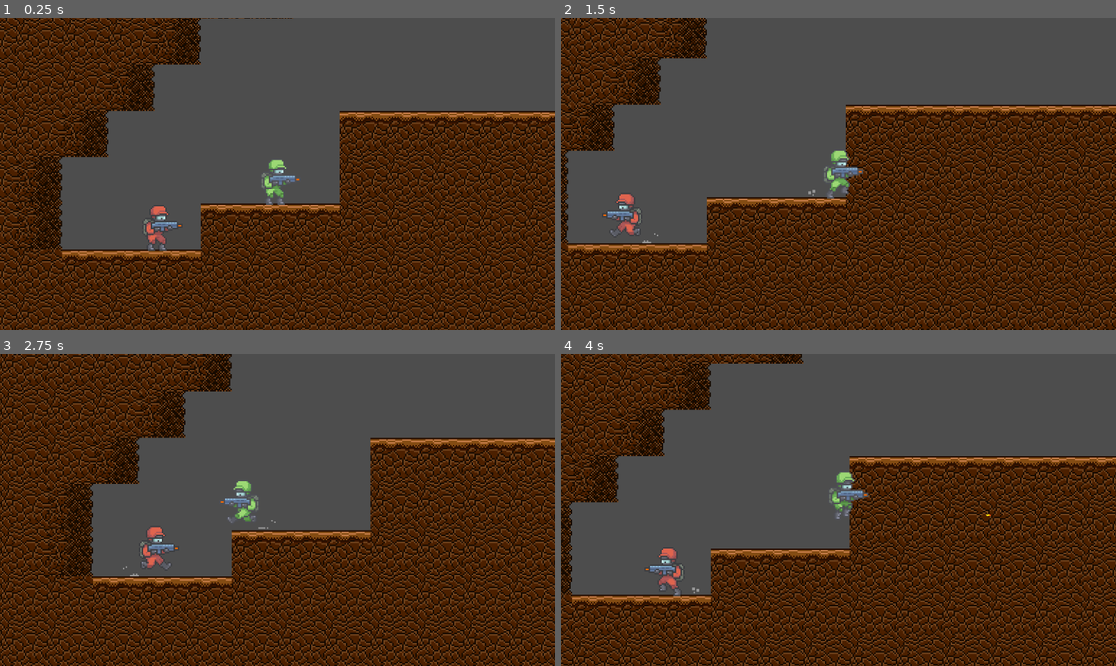
Above: before the commit, frames 1-4 (two rows, left to right).
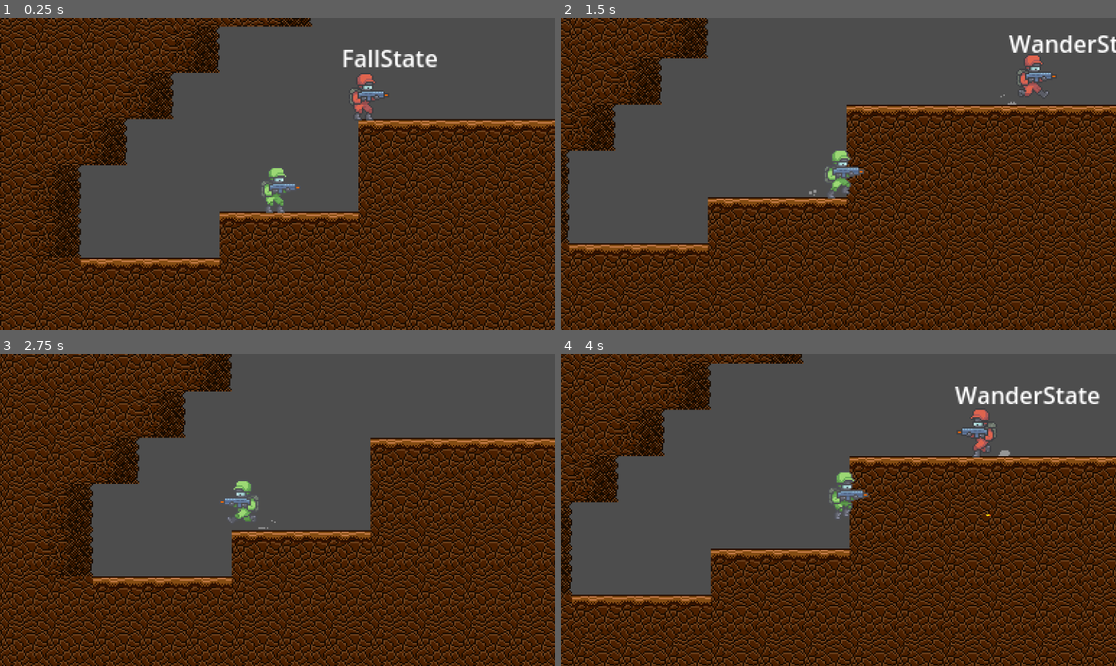
Above: after the commit, the same moments.

Repository: code-rizzard/TeamGunner
Game: Godot game, scene res://main.tscn
The game is run twice, just before and just after one commit, with the same random seed, the same clock (stepped at 60 frames per second) and the same inputs.
Inputs (mouse positions are in pixels of both pictures, inside the frame that each line leads up to):
- Up to frame 1 (0.25 s): no input
- Up to frame 2 (1.5 s): move the mouse to (960, 158) at 0.52 s; hold D (move_right) from 0.53 s (still down); click (960, 158) at 0.6 s; tap Space (jump) at 0.77 s; move the mouse to (727, 189) at 1.27 s; tap S (crouch) at 1.35 s
- Up to frame 3 (2.75 s): tap Space (jump) at 1.52 s; click (166, 525) at 1.55 s; move the mouse to (333, 441) at 2.02 s; release D (move_right) at 2.03 s; hold A (move_left) from 2.03 s (still down); click (333, 441) at 2.1 s
- Up to frame 4 (4 s): move the mouse to (810, 572) at 2.77 s; release A (move_left) at 2.78 s; hold D (move_right) from 2.78 s (still down); click (810, 572) at 2.85 s; tap Space (jump) at 3.02, 3.77 s; move the mouse to (1005, 556) at 3.52 s; hold S (crouch) from 3.53 s (still down); click (1005, 556) at 3.8 s

The runs differ from the first frame. In frame 1, 43% of the frame differs, in the area x 0-100%, y 0-100%; in frame 2, 23%; in frame 3, 0.3%; in frame 4, 1.5%.

Commit message:
Added shooting_state - kinda buggy. - unoptimized

Diff:
--- a/main.tscn
+++ b/main.tscn
@@ -145,7 +145,7 @@
 [node name="main" type="Node2D"]
 
 [node name="Camera2D" type="Camera2D" parent="." node_paths=PackedStringArray("target")]
-position = Vector2(341, 101)
+position = Vector2(328, 93)
 scale = Vector2(3.50345, 2.04311)
 zoom = Vector2(3, 3)
 position_smoothing_enabled = true
@@ -158,7 +158,7 @@
 layer_0/tile_data = PackedInt32Array(393227, 983040, 0, 327691, 983040, 0, 393226, 983040, 0, 327690, 983040, 0, 393225 …(11207 unchanged characters)…
 
 [node name="Player" parent="." instance=ExtResource("1_shuym")]
-position = Vector2(341, 101)
+position = Vector2(328, 93)
 
 [node name="red_enemy" parent="." instance=ExtResource("4_3r4fx")]
-position = Vector2(240, 125)
+position = Vector2(366, -10)
--- a/src/mobs/enemies/red/red_enemy.gd
+++ b/src/mobs/enemies/red/red_enemy.gd
@@ -3,9 +3,13 @@
 @export var max_health := 100
 @export var movement_speed = 100.0
 @export_flags_2d_physics var attack_mask := 1
+@export var player_detector : RayCast2D
 @export var hurtbox : Hurtbox
 @export var anim_player : AnimatedSprite2D
 @export var muzzle : Marker2D
+
+
+var target : Node2D
 
 var look_direction :
 	get: return -1 if anim_player.flip_h else 1
@@ -19,6 +23,7 @@
 }
 
 @onready var health := max_health
+@onready var space := get_world_2d().direct_space_state
 var gravity: int =  ProjectSettings.get_setting("physics/2d/default_gravity")
 
 
@@ -34,3 +39,14 @@
 	health -= damage
 	if health <= 0:
 		queue_free()
+
+func _physics_process(_delta: float) -> void:
+	print(look_direction)
+	try_detect_target()
+
+
+func try_detect_target():
+	if sign(player_detector.target_position.x) != look_direction:
+		player_detector.target_position.x *= -1
+	if player_detector.is_colliding() and target == null:
+		target = player_detector.get_collider()
--- a/src/mobs/enemies/red/red_enemy.tscn
+++ b/src/mobs/enemies/red/red_enemy.tscn
@@ -1,20 +1,36 @@
-[gd_scene load_steps=36 format=3 uid="uid://41mxgqppdhiw"]
+[gd_scene load_steps=43 format=3 uid="uid://41mxgqppdhiw"]
 
 [ext_resource type="Script" path="res://src/mobs/enemies/red/red_enemy.gd" id="1_bc41w"]
 [ext_resource type="Texture2D" uid="uid://cj2vn2t65ria4" path="res://assets/CHARACTER_SPRITES/Red/Gunner_Red_Death.png" id="1_cilhe"]
 [ext_resource type="Texture2D" uid="uid://c5u7kerchd3nu" path="res://assets/CHARACTER_SPRITES/Red/Gunner_Red_Jump.png" id="2_3a5hg"]
+[ext_resource type="Texture2D" uid="uid://b5o01n3mf2tl" path="res://assets/CHARACTER_SPRITES/Red/Gunner_Red_Crouch.png" id="2_i8tyt"]
 [ext_resource type="Texture2D" uid="uid://seh7madiryoi" path="res://assets/CHARACTER_SPRITES/Red/Gunner_Red_Idle.png" id="3_rtr20"]
 [ext_resource type="Texture2D" uid="uid://lbvrjlogs468" path="res://assets/CHARACTER_SPRITES/Red/Gunner_Red_Run.png" id="4_nfald"]
 [ext_resource type="Script" path="res://src/lib/hurtbox.gd" id="6_d3pqj"]
 [ext_resource type="Script" path="res://src/lib/state_machine.gd" id="7_g876t"]
 [ext_resource type="Script" path="res://src/mobs/enemies/red/states/idle_state.gd" id="8_6p1n5"]
 [ext_resource type="Script" path="res://src/mobs/enemies/red/states/fall_state.gd" id="8_m5h34"]
+[ext_resource type="Script" path="res://src/mobs/player/muzzle.gd" id="8_uddnq"]
+[ext_resource type="PackedScene" uid="uid://dvp0bf756ua0o" path="res://src/objects/bullet/bullet.tscn" id="9_a0sm7"]
 [ext_resource type="Script" path="res://src/mobs/enemies/red/states/wander_state.gd" id="10_8amvk"]
 [ext_resource type="Script" path="res://src/lib/state_viewer.gd" id="11_nb540"]
+[ext_resource type="Script" path="res://src/mobs/enemies/red/states/shoot_state.gd" id="13_cd67h"]
 
 [sub_resource type="RectangleShape2D" id="RectangleShape2D_tadrg"]
 size = Vector2(18, 30)
 
+[sub_resource type="AtlasTexture" id="AtlasTexture_darh0"]
+atlas = ExtResource("2_i8tyt")
+region = Rect2(0, 0, 48, 48)
+
+[sub_resource type="AtlasTexture" id="AtlasTexture_cror8"]
+atlas = ExtResource("2_i8tyt")
+region = Rect2(48, 0, 48, 48)
+
+[sub_resource type="AtlasTexture" id="AtlasTexture_ae6e7"]
+atlas = ExtResource("2_i8tyt")
+region = Rect2(96, 0, 48, 48)
+
 [sub_resource type="AtlasTexture" id="AtlasTexture_yvcjo"]
 atlas = ExtResource("1_cilhe")
 region = Rect2(0, 0, 48, 48)
@@ -101,6 +117,20 @@
 
 [sub_resource type="SpriteFrames" id="SpriteFrames_e4gxe"]
 animations = [{
+"frames": [{
+"duration": 1.0,
+"texture": SubResource("AtlasTexture_darh0")
+}, {
+"duration": 1.0,
+"texture": SubResource("AtlasTexture_cror8")
+}, {
+"duration": 1.0,
+"texture": SubResource("AtlasTexture_ae6e7")
+}],
+"loop": false,
+"name": &"attack",
+"speed": 12.0
+}, {
 "frames": [{
 "duration": 1.0,
 "texture": SubResource("AtlasTexture_yvcjo")
@@ -188,11 +218,12 @@
 [sub_resource type="RectangleShape2D" id="RectangleShape2D_3v5r8"]
 size = Vector2(17, 35)
 
-[node name="red_enemy" type="CharacterBody2D" node_paths=PackedStringArray("hurtbox", "anim_player", "muzzle")]
+[node name="red_enemy" type="CharacterBody2D" node_paths=PackedStringArray("player_detector", "hurtbox", "anim_player", "muzzle")]
 collision_layer = 8
 collision_mask = 3
 script = ExtResource("1_bc41w")
 attack_mask = 17
+player_detector = NodePath("PlayerDetector")
 hurtbox = NodePath("Hurtbox")
 anim_player = NodePath("AnimatedSprite2D")
 muzzle = NodePath("Muzzle")
@@ -203,8 +234,10 @@
 
 [node name="AnimatedSprite2D" type="AnimatedSprite2D" parent="."]
 sprite_frames = SubResource("SpriteFrames_e4gxe")
-animation = &"walk"
+animation = &"attack"
 autoplay = "idle"
+frame = 2
+frame_progress = 1.0
 
 [node name="Hurtbox" type="Area2D" parent="."]
 collision_layer = 32
@@ -217,6 +250,8 @@
 shape = SubResource("RectangleShape2D_3v5r8")
 
 [node name="Muzzle" type="Marker2D" parent="."]
+script = ExtResource("8_uddnq")
+bullet_scene = ExtResource("9_a0sm7")
 
 [node name="Right" type="RayCast2D" parent="."]
 position = Vector2(11, 0)
@@ -233,25 +268,27 @@
 target = NodePath("..")
 initial_state = NodePath("Idle")
 
-[node name="FallState" type="Node" parent="StateMachine" node_paths=PackedStringArray("idle_state", "fall_state")]
+[node name="FallState" type="Node" parent="StateMachine" node_paths=PackedStringArray("idle_state", "fall_state", "shoot_state")]
 script = ExtResource("8_m5h34")
 idle_state = NodePath("../Idle")
 fall_state = NodePath(".")
-
-[node name="Idle" type="Node" parent="StateMachine" node_paths=PackedStringArray("wander_state", "fall_state")]
+shoot_state = NodePath("../ShootState")
+
+[node name="Idle" type="Node" parent="StateMachine" node_paths=PackedStringArray("wander_state", "fall_state", "shoot_state")]
 script = ExtResource("8_6p1n5")
 wander_state = NodePath("../WanderState")
 fall_state = NodePath("../FallState")
-
-[node name="WanderState" type="Node" parent="StateMachine" node_paths=PackedStringArray("idle_state", "left_cliff_detector", "right_cliff_detector")]
+shoot_state = NodePath("../ShootState")
+
+[node name="WanderState" type="Node" parent="StateMachine" node_paths=PackedStringArray("idle_state", "left_cliff_detector", "right_cliff_detector", "shoot_state")]
 script = ExtResource("10_8amvk")
 idle_state = NodePath("../Idle")
 wall_collision_mask = 2
 left_cliff_detector = NodePath("../../Left")
 right_cliff_detector = NodePath("../../Right")
+shoot_state = NodePath("../ShootState")
 
 [node name="StateViewer" type="Node2D" parent="StateMachine" node_paths=PackedStringArray("text_label")]
-visible = false
 script = ExtResource("11_nb540")
 text_label = NodePath("Label")
 
@@ -261,3 +298,11 @@
 offset_right = 23.0
 offset_bottom = -14.0
 text = "sadf"
+
+[node name="ShootState" type="Node" parent="StateMachine" node_paths=PackedStringArray("idle_state")]
+script = ExtResource("13_cd67h")
+idle_state = NodePath("../Idle")
+
+[node name="PlayerDetector" type="RayCast2D" parent="."]
+target_position = Vector2(160, 0)
+collision_mask = 5
--- a/src/mobs/enemies/red/states/base_state.gd
+++ b/src/mobs/enemies/red/states/base_state.gd
@@ -1,6 +1,6 @@
 extends State
 
-
+@export var shoot_state : State
 @onready var parent : CharacterBody2D
 
 func _on_ready():
@@ -15,4 +15,6 @@
 
 	if not parent.is_on_floor():
 		parent.velocity.y += parent.gravity * delta
+	if parent.target != null:
+		return shoot_state
 	return null
--- a/src/mobs/enemies/red/states/idle_state.gd
+++ b/src/mobs/enemies/red/states/idle_state.gd
@@ -2,7 +2,6 @@
 
 
 @export var wander_state : State
-@export var shoot_state : State
 @export var fall_state : State
 
 var stay_on_idle := false
--- a/src/mobs/enemies/red/states/move_state.gd
+++ b/src/mobs/enemies/red/states/move_state.gd
@@ -1,6 +1,5 @@
 extends "res://src/mobs/enemies/red/states/base_state.gd"
 
-@export var shoot_state : State
 @export var fall_state : State
 
 
--- /dev/null
+++ b/src/mobs/enemies/red/states/shoot_state.gd
@@ -0,0 +1,31 @@
+extends "res://src/mobs/enemies/red/states/base_state.gd"
+
+@export var idle_state : State
+var can_shoot := true
+
+func  _on_enter(prev_state : State) -> void:
+	super(prev_state)
+	self.parent.anim_player.play("attack")
+
+func _on_physics_process(delta : float) -> State:
+	var r := super(delta)
+	if r != null:
+		return r
+
+	var dist : Vector2 = parent.target.global_position - parent.global_position
+	if abs(dist.y) >=32 or abs(dist.x) >= 5 * 32:
+		parent.target = null
+		return idle_state
+
+	if can_shoot and abs(dist.y) < 32:
+		shoot()
+	return null
+
+
+
+
+func shoot():
+	parent.shoot()
+	can_shoot = false
+	await get_tree().create_timer(0.25).timeout
+	can_shoot = true
